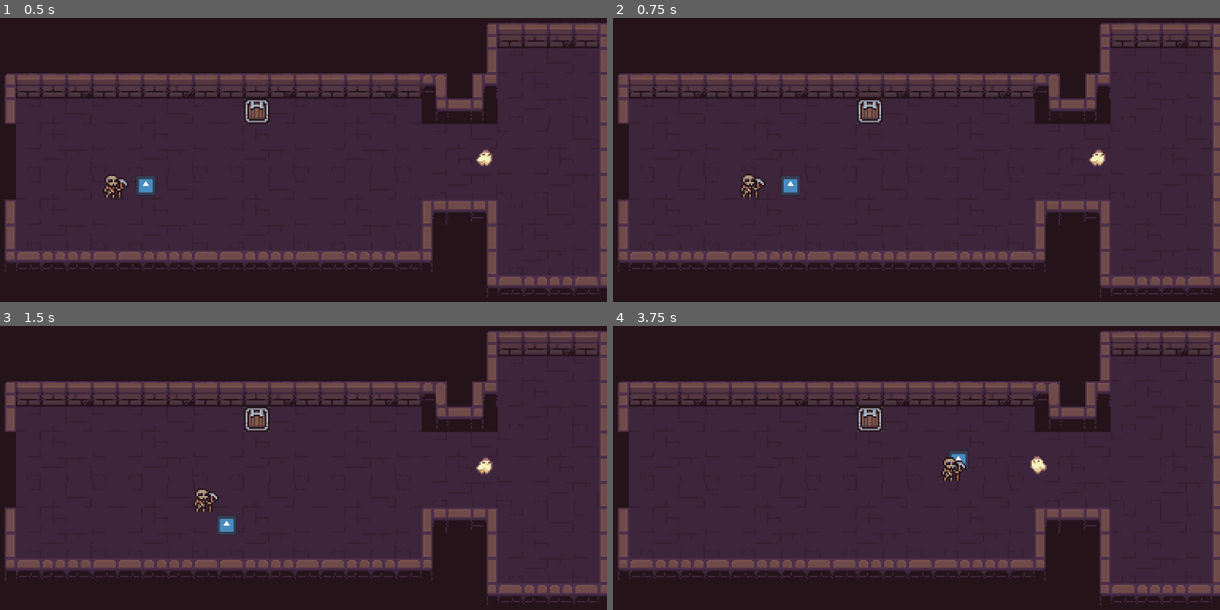
Above: before the commit, frames 1-4 (two rows, left to right).
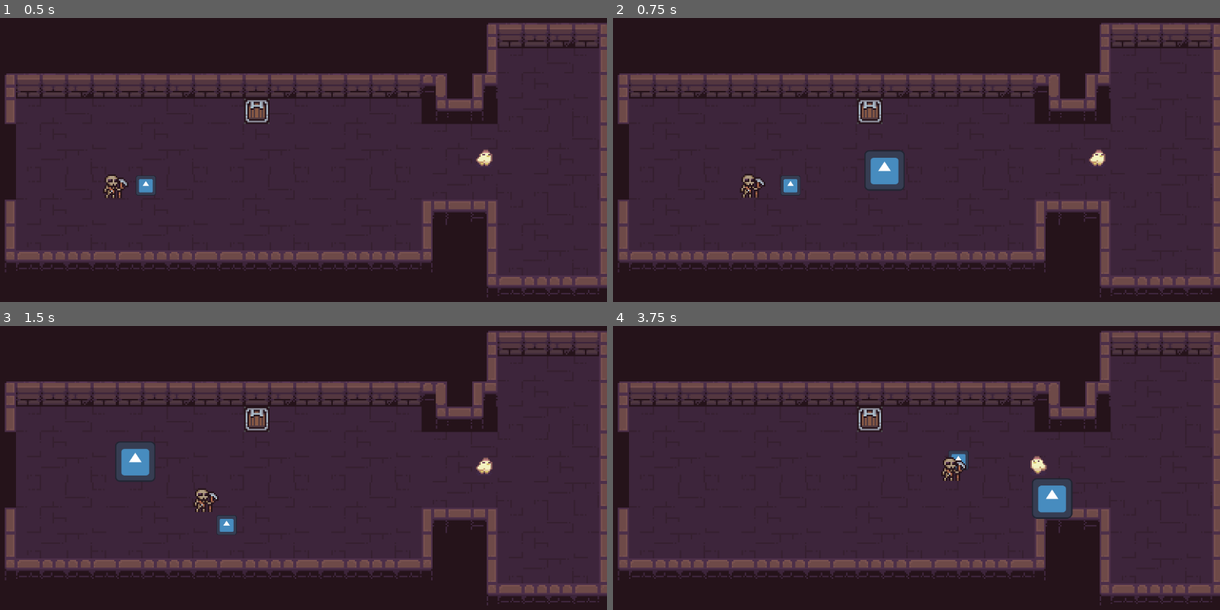
Above: after the commit, the same moments.

Repository: helionlf/Ex-companions
Game: Godot game, scene res://Scenes/lobby.tscn
The game is run twice, just before and just after one commit, with the same random seed, the same clock (stepped at 60 frames per second) and the same inputs. The engine's default icon, where the game draws it, is replaced by a stand-in: a white triangle on a blue panel in a dark square.
Inputs (mouse positions are in pixels of both pictures, inside the frame that each line leads up to):
- Up to frame 1 (0.5 s): no input
- Up to frame 2 (0.75 s): tap Enter at 0.5 s; move the mouse to (1050, 145) at 0.52 s; hold D (walk_right) from 0.53 s (still down); hold Q (Abrir) from 0.53 s (still down); click (1050, 145) at 0.67 s
- Up to frame 3 (1.5 s): move the mouse to (182, 487) at 1.27 s; release D (walk_right) at 1.28 s; release Q (Abrir) at 1.28 s; hold S (walk_down) from 1.28 s (still down); tap F (Fechar) at 1.35 s; click (182, 487) at 1.42 s
- Up to frame 4 (3.75 s): tap Space at 2 s; move the mouse to (977, 397) at 2.02 s; release S (walk_down) at 2.03 s; hold D (walk_right) 2.03-2.78 s; hold E (Interagir) 2.03-2.78 s; click (977, 397) at 2.17 s; move the mouse to (886, 539) at 2.77 s; hold W (walk_up) 2.78-3.53 s; tap T (Mochila) at 2.85 s; click (886, 539) at 2.92 s; move the mouse to (1098, 521) at 3.52 s; hold S (walk_down) from 3.53 s (still down); hold Z (Zoom_Back) from 3.53 s (still down); click (1098, 521) at 3.67 s

Frame 1 is identical in both runs. In frame 2, 0.5% of the frame differs, in the area x 41-49%, y 46-61%; in frame 3, 0.5%; in frame 4, 0.7%, in the area x 69-76%, y 53-68%.

Commit message:
projetil do player adicionado

Diff:
--- a/ex-companions-game/Scenes/lobby.tscn
+++ b/ex-companions-game/Scenes/lobby.tscn
@@ -172,9 +172,8 @@
 [node name="TesteCompanion" parent="." unique_id=1145659430 instance=ExtResource("2_ssaqe")]
 position = Vector2(367, 168)
 
-[node name="enemy" parent="." unique_id=1907062819 node_paths=PackedStringArray("target") groups=["Enemy"] instance=ExtResource("4_cdtcn")]
+[node name="enemy" parent="." unique_id=1907062819 groups=["Enemy"] instance=ExtResource("4_cdtcn")]
 position = Vector2(601, 149)
-target = NodePath("../player")
 
 [node name="NavigationRegion2D" type="NavigationRegion2D" parent="." unique_id=1468367629]
 navigation_polygon = SubResource("NavigationPolygon_avk8s")
--- a/ex-companions-game/Scenes/player.tscn
+++ b/ex-companions-game/Scenes/player.tscn
@@ -2,6 +2,7 @@
 
 [ext_resource type="Script" uid="uid://ymjy07vheyy8" path="res://Scripts/player.gd" id="1_g40ei"]
 [ext_resource type="Texture2D" uid="uid://bx7nuvqqncprq" path="res://Testes/icon.svg" id="2_druas"]
+[ext_resource type="PackedScene" uid="uid://d2lyuj4oghhmc" path="res://Scenes/projetil_player.tscn" id="2_vgqql"]
 [ext_resource type="Script" uid="uid://dota6f4ux4v5e" path="res://Scripts/hurtbox.gd" id="3_k5ier"]
 
 [sub_resource type="SpriteFrames" id="SpriteFrames_k5ier"]
@@ -26,6 +27,7 @@
 collision_mask = 5
 motion_mode = 1
 script = ExtResource("1_g40ei")
+projetil = ExtResource("2_vgqql")
 
 [node name="AnimatedSprite2D" type="AnimatedSprite2D" parent="." unique_id=1185422785]
 scale = Vector2(0.1, 0.1)
--- /dev/null
+++ b/ex-companions-game/Scenes/projetil_player.tscn
@@ -0,0 +1,33 @@
+[gd_scene format=3 uid="uid://d2lyuj4oghhmc"]
+
+[ext_resource type="Script" uid="uid://bna5ff512nhuj" path="res://Scripts/projetil_player.gd" id="1_ot1f0"]
+[ext_resource type="Texture2D" uid="uid://bx7nuvqqncprq" path="res://Testes/icon.svg" id="2_5orbf"]
+
+[sub_resource type="RectangleShape2D" id="RectangleShape2D_dw8a7"]
+size = Vector2(31, 30)
+
+[sub_resource type="SpriteFrames" id="SpriteFrames_aa4ly"]
+animations = [{
+"frames": [{
+"duration": 1.0,
+"texture": ExtResource("2_5orbf")
+}],
+"loop": true,
+"name": &"default",
+"speed": 5.0
+}]
+
+[node name="projetil" type="Area2D" unique_id=1079840845]
+script = ExtResource("1_ot1f0")
+
+[node name="CollisionShape2D" type="CollisionShape2D" parent="." unique_id=1214816017]
+position = Vector2(-0.5, -1)
+shape = SubResource("RectangleShape2D_dw8a7")
+
+[node name="AnimatedSprite2D" type="AnimatedSprite2D" parent="." unique_id=1476652463]
+scale = Vector2(0.2, 0.2)
+sprite_frames = SubResource("SpriteFrames_aa4ly")
+
+[node name="VisibleOnScreenNotifier2D" type="VisibleOnScreenNotifier2D" parent="." unique_id=609329895]
+
+[connection signal="screen_exited" from="VisibleOnScreenNotifier2D" to="." method="_on_visible_on_screen_notifier_2d_screen_exited"]
--- a/ex-companions-game/Scripts/player.gd
+++ b/ex-companions-game/Scripts/player.gd
@@ -4,9 +4,10 @@
 @export var speed = 100.0
 @export var health = 5
 
+@export var projetil: PackedScene
 
 func _physics_process(_delta: float) -> void:
-	handle_input()
+	handle_velocity()
 	move_and_slide()
 
 func attack():
@@ -16,8 +17,22 @@
 	print("jogador tomou dano")
 	health -= amount
 
-func handle_input():
+func handle_velocity():
 	var input := Vector2.ZERO
 	input = Input.get_vector("walk_feft", "walk_right", "walk_up", "walk_down")
 
 	velocity = input * speed
+
+func _unhandled_input(event: InputEvent) -> void:
+	if event is InputEventMouseButton and event.button_index == MOUSE_BUTTON_LEFT and event.is_pressed():
+		disparar_projetil()
+
+func disparar_projetil():
+	if projetil == null:
+		return
+
+	var novo_projetil = projetil.instantiate()
+	var mouse_position = get_global_mouse_position()
+	var direction = (mouse_position - global_position)
+	get_tree().root.add_child(novo_projetil)
+	novo_projetil.iniciar(global_position, direction)
--- /dev/null
+++ b/ex-companions-game/Scripts/projetil_player.gd
@@ -0,0 +1,25 @@
+extends Area2D
+
+var velocidade = 1000
+var direcao = Vector2.RIGHT
+
+@onready var sprite_do_projetil = $AnimatedSprite2D
+
+
+func iniciar(posicao_global_inicial: Vector2, direcao_inicial: Vector2):
+	global_position = posicao_global_inicial
+	direcao = direcao_inicial.normalized()
+
+	if direcao.x < 0:
+		sprite_do_projetil.flip_h = true
+	else:
+		sprite_do_projetil.flip_h = false
+
+
+func _process(delta):
+	position += direcao * velocidade * delta
+
+
+func _on_visible_on_screen_notifier_2d_screen_exited() -> void:
+	print("aaaaaaaaaaaaaaaaaaaaaaaaaaaaaaaaaa")
+	queue_free()
Not shown, added: ex-companions-game/Scripts/projetil_player.gd.uid
